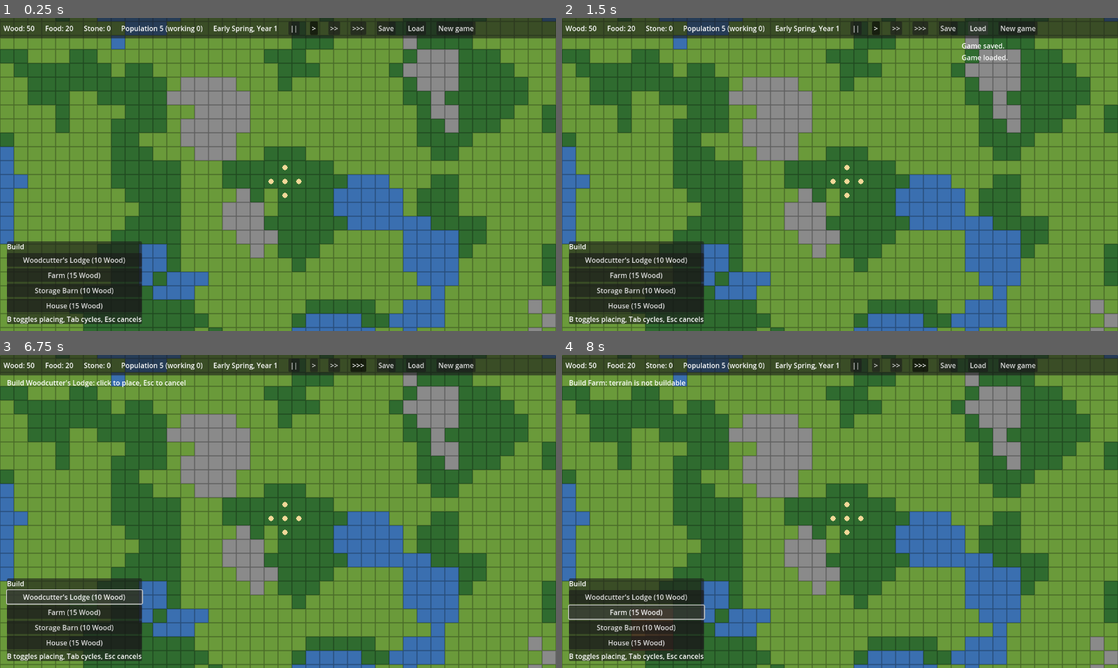
Above: before the commit, frames 1-4 (two rows, left to right).
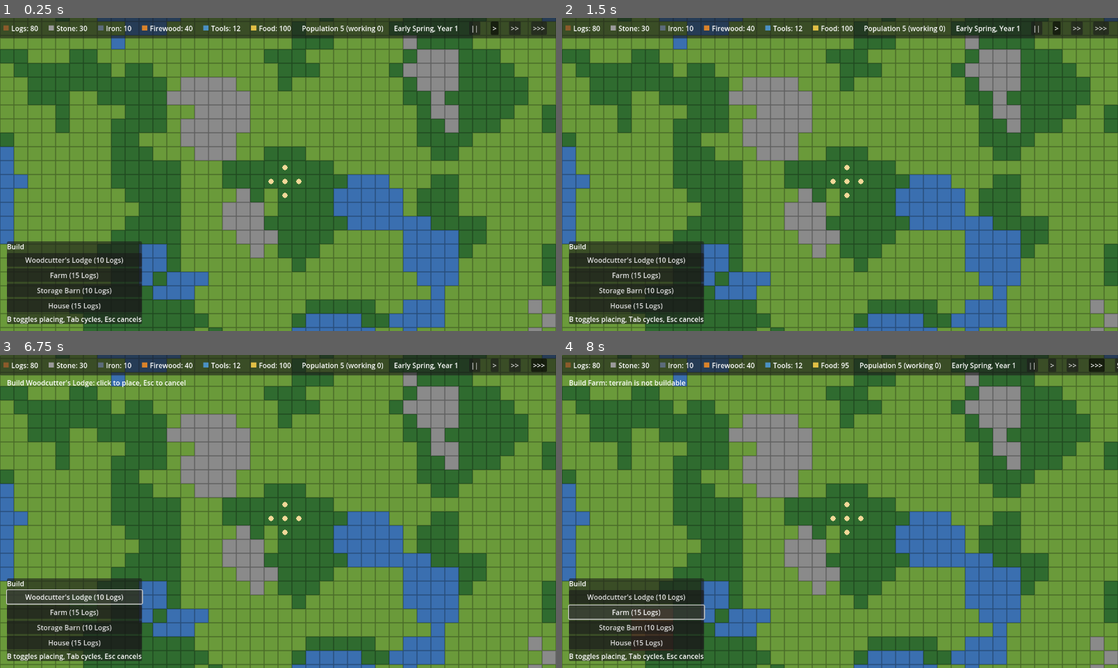
Above: after the commit, the same moments.

Repository: GrindelfP/KingdomYouth
Game: Godot game, scene res://scenes/world/world.tscn
Same seed, same stepped clock (60 frames per second), same inputs: the game is played once before the commit and once after it.
Inputs (mouse positions are in pixels of both pictures, inside the frame that each line leads up to):
- Up to frame 1 (0.25 s): no input
- Up to frame 2 (1.5 s): click (945, 27) at 0.5 s, where only the run before the commit has a clickable "Save"; click (979, 27) at 1.25 s, where only the run before the commit has a clickable "Load"
- Up to frame 3 (6.75 s): click (455, 364) at 2 s, where only the run before the commit has a clickable "New game"; click (455, 364) at 2.75 s, where only the run before the commit has a clickable "New game"; click "||" at 3.5 s; click ">" at 4.25 s; click ">>" at 5 s; click ">>>" at 5.75 s; click (72, 596) at 6.5 s, where only the run after the commit has a clickable "Woodcutter's Lodge (10 Logs)"
- Up to frame 4 (8 s): click (634, 611) at 7.25 s, where only the run after the commit has a clickable "Farm (15 Logs)"

The runs differ from the first frame. In frame 1, 2.0% of the frame differs, in the area x 0-100%, y 0-94%; in frame 2, 2.2%; in frame 3, 2.1%; in frame 4, 2.1%.

Commit message:
[FEATURE] data-driven resource catalog with firewood heating and mixed diet
Co-Authored-By: Claude Sonnet 5.5 <noreply@anthropic.com>

Diff:
--- a/resources/buildings/farm.tres
+++ b/resources/buildings/farm.tres
@@ -9,7 +9,7 @@
 display_name = "Farm"
 footprint = Vector2i(3, 3)
 cost = {
-0: 15
+&"logs": 15
 }
 build_time = 8.0
 job = ExtResource("2_job")
--- a/resources/buildings/house.tres
+++ b/resources/buildings/house.tres
@@ -8,7 +8,7 @@
 display_name = "House"
 footprint = Vector2i(2, 2)
 cost = {
-0: 15
+&"logs": 15
 }
 build_time = 6.0
 housing_capacity = 4
--- a/resources/buildings/storage_barn.tres
+++ b/resources/buildings/storage_barn.tres
@@ -8,6 +8,6 @@
 display_name = "Storage Barn"
 footprint = Vector2i(2, 2)
 cost = {
-0: 10
+&"logs": 10
 }
 build_time = 5.0
--- a/resources/buildings/woodcutters_lodge.tres
+++ b/resources/buildings/woodcutters_lodge.tres
@@ -9,7 +9,7 @@
 display_name = "Woodcutter's Lodge"
 footprint = Vector2i(2, 2)
 cost = {
-0: 10
+&"logs": 10
 }
 build_time = 5.0
 job = ExtResource("2_job")
--- /dev/null
+++ b/resources/goods/berries.tres
@@ -0,0 +1,12 @@
+[gd_resource type="Resource" script_class="ResourceDef" load_steps=2 format=3]
+
+[ext_resource type="Script" path="res://scripts/economy/resource_def.gd" id="1_def"]
+
+[resource]
+script = ExtResource("1_def")
+id = &"berries"
+display_name = "Berries"
+category = 3
+color = Color(0.690, 0.227, 0.356, 1)
+sort_order = 7
+starting_amount = 40
--- /dev/null
+++ b/resources/goods/cabbage.tres
@@ -0,0 +1,12 @@
+[gd_resource type="Resource" script_class="ResourceDef" load_steps=2 format=3]
+
+[ext_resource type="Script" path="res://scripts/economy/resource_def.gd" id="1_def"]
+
+[resource]
+script = ExtResource("1_def")
+id = &"cabbage"
+display_name = "Cabbage"
+category = 3
+color = Color(0.498, 0.749, 0.352, 1)
+sort_order = 6
+starting_amount = 0
--- /dev/null
+++ b/resources/goods/firewood.tres
@@ -0,0 +1,12 @@
+[gd_resource type="Resource" script_class="ResourceDef" load_steps=2 format=3]
+
+[ext_resource type="Script" path="res://scripts/economy/resource_def.gd" id="1_def"]
+
+[resource]
+script = ExtResource("1_def")
+id = &"firewood"
+display_name = "Firewood"
+category = 1
+color = Color(0.850, 0.509, 0.168, 1)
+sort_order = 3
+starting_amount = 40
--- /dev/null
+++ b/resources/goods/fish.tres
@@ -0,0 +1,12 @@
+[gd_resource type="Resource" script_class="ResourceDef" load_steps=2 format=3]
+
+[ext_resource type="Script" path="res://scripts/economy/resource_def.gd" id="1_def"]
+
+[resource]
+script = ExtResource("1_def")
+id = &"fish"
+display_name = "Fish"
+category = 3
+color = Color(0.435, 0.717, 0.788, 1)
+sort_order = 10
+starting_amount = 0
--- /dev/null
+++ b/resources/goods/iron.tres
@@ -0,0 +1,12 @@
+[gd_resource type="Resource" script_class="ResourceDef" load_steps=2 format=3]
+
+[ext_resource type="Script" path="res://scripts/economy/resource_def.gd" id="1_def"]
+
+[resource]
+script = ExtResource("1_def")
+id = &"iron"
+display_name = "Iron"
+category = 0
+color = Color(0.360, 0.419, 0.478, 1)
+sort_order = 2
+starting_amount = 10
--- /dev/null
+++ b/resources/goods/logs.tres
@@ -0,0 +1,12 @@
+[gd_resource type="Resource" script_class="ResourceDef" load_steps=2 format=3]
+
+[ext_resource type="Script" path="res://scripts/economy/resource_def.gd" id="1_def"]
+
+[resource]
+script = ExtResource("1_def")
+id = &"logs"
+display_name = "Logs"
+category = 0
+color = Color(0.545, 0.352, 0.168, 1)
+sort_order = 0
+starting_amount = 80
--- /dev/null
+++ b/resources/goods/mushrooms.tres
@@ -0,0 +1,12 @@
+[gd_resource type="Resource" script_class="ResourceDef" load_steps=2 format=3]
+
+[ext_resource type="Script" path="res://scripts/economy/resource_def.gd" id="1_def"]
+
+[resource]
+script = ExtResource("1_def")
+id = &"mushrooms"
+display_name = "Mushrooms"
+category = 3
+color = Color(0.717, 0.603, 0.478, 1)
+sort_order = 8
+starting_amount = 0
--- /dev/null
+++ b/resources/goods/stone.tres
@@ -0,0 +1,12 @@
+[gd_resource type="Resource" script_class="ResourceDef" load_steps=2 format=3]
+
+[ext_resource type="Script" path="res://scripts/economy/resource_def.gd" id="1_def"]
+
+[resource]
+script = ExtResource("1_def")
+id = &"stone"
+display_name = "Stone"
+category = 0
+color = Color(0.603, 0.603, 0.603, 1)
+sort_order = 1
+starting_amount = 30
--- /dev/null
+++ b/resources/goods/tools.tres
@@ -0,0 +1,12 @@
+[gd_resource type="Resource" script_class="ResourceDef" load_steps=2 format=3]
+
+[ext_resource type="Script" path="res://scripts/economy/resource_def.gd" id="1_def"]
+
+[resource]
+script = ExtResource("1_def")
+id = &"tools"
+display_name = "Tools"
+category = 2
+color = Color(0.290, 0.564, 0.760, 1)
+sort_order = 4
+starting_amount = 12
--- /dev/null
+++ b/resources/goods/venison.tres
@@ -0,0 +1,12 @@
+[gd_resource type="Resource" script_class="ResourceDef" load_steps=2 format=3]
+
+[ext_resource type="Script" path="res://scripts/economy/resource_def.gd" id="1_def"]
+
+[resource]
+script = ExtResource("1_def")
+id = &"venison"
+display_name = "Venison"
+category = 3
+color = Color(0.627, 0.270, 0.227, 1)
+sort_order = 9
+starting_amount = 0
--- /dev/null
+++ b/resources/goods/wheat.tres
@@ -0,0 +1,12 @@
+[gd_resource type="Resource" script_class="ResourceDef" load_steps=2 format=3]
+
+[ext_resource type="Script" path="res://scripts/economy/resource_def.gd" id="1_def"]
+
+[resource]
+script = ExtResource("1_def")
+id = &"wheat"
+display_name = "Wheat"
+category = 3
+color = Color(0.878, 0.752, 0.274, 1)
+sort_order = 5
+starting_amount = 60
--- a/resources/jobs/farmer.tres
+++ b/resources/jobs/farmer.tres
@@ -7,7 +7,7 @@
 job_name = "Farmer"
 slots = 3
 work_time = 6.0
-output_type = 1
+output_id = &"wheat"
 output_amount = 3
 target_terrain = ""
 seasonal = true
--- a/resources/jobs/woodcutter.tres
+++ b/resources/jobs/woodcutter.tres
@@ -7,6 +7,6 @@
 job_name = "Woodcutter"
 slots = 2
 work_time = 4.0
-output_type = 0
+output_id = &"logs"
 output_amount = 2
 target_terrain = "forest"
--- a/scripts/autoload/resource_stockpile.gd
+++ b/scripts/autoload/resource_stockpile.gd
@@ -1,62 +1,54 @@
 extends Node
 
-signal resource_changed(type: Type, new_amount: int)
-
-enum Type { WOOD, FOOD, STONE }
-
-const TYPE_NAMES := ["Wood", "Food", "Stone"]
-const STARTING_AMOUNTS := {
-	Type.WOOD: 50,
-	Type.FOOD: 20,
-	Type.STONE: 0,
-}
+signal resource_changed(id: StringName, new_amount: int)
 
 var _amounts: Dictionary = {}
 
 
 func _ready() -> void:
-	for type in Type.values():
-		_amounts[type] = STARTING_AMOUNTS.get(type, 0)
+	reset()
 
 
 func reset() -> void:
 	_amounts.clear()
-	for type in Type.values():
-		_amounts[type] = STARTING_AMOUNTS.get(type, 0)
+	for id in ResourceCatalog.all_ids():
+		_amounts[id] = ResourceCatalog.get_def(id).starting_amount
+		resource_changed.emit(id, _amounts[id])
 
 
-func to_save_data() -> Array:
-	var amounts := []
-	for type in Type.values():
-		amounts.append(_amounts[type])
-	return amounts
+func to_save_data() -> Dictionary:
+	var data := {}
+	for id in _amounts:
+		data[String(id)] = _amounts[id]
+	return data
 
 
-func from_save_data(data: Array) -> void:
-	for type in Type.values():
-		_amounts[type] = int(data[type])
+func from_save_data(data: Dictionary) -> void:
+	for id in ResourceCatalog.all_ids():
+		_set_amount(id, int(data.get(String(id), 0)))
 
 
-func get_amount(type: Type) -> int:
-	return _amounts[type]
+func get_amount(id: StringName) -> int:
+	return _amounts.get(id, 0)
 
 
-func add(type: Type, amount: int) -> void:
+func add(id: StringName, amount: int) -> void:
 	assert(amount >= 0)
-	_set_amount(type, get_amount(type) + amount)
+	assert(ResourceCatalog.has(id))
+	_set_amount(id, get_amount(id) + amount)
 
 
-func remove(type: Type, amount: int) -> bool:
+func remove(id: StringName, amount: int) -> bool:
 	assert(amount >= 0)
-	if get_amount(type) < amount:
+	if get_amount(id) < amount:
 		return false
-	_set_amount(type, get_amount(type) - amount)
+	_set_amount(id, get_amount(id) - amount)
 	return true
 
 
 func can_afford(cost: Dictionary) -> bool:
-	for type in cost:
-		if get_amount(type) < cost[type]:
+	for id in cost:
+		if get_amount(id) < cost[id]:
 			return false
 	return true
 
@@ -64,11 +56,36 @@
 func spend(cost: Dictionary) -> bool:
 	if not can_afford(cost):
 		return false
-	for type in cost:
-		remove(type, cost[type])
+	for id in cost:
+		remove(id, cost[id])
 	return true
 
 
-func _set_amount(type: Type, new_amount: int) -> void:
-	_amounts[type] = new_amount
-	resource_changed.emit(type, new_amount)
+func get_category_total(category: ResourceDef.Category) -> int:
+	var total := 0
+	for id in ResourceCatalog.ids_in_category(category):
+		total += get_amount(id)
+	return total
+
+
+func get_food_total() -> int:
+	return get_category_total(ResourceDef.Category.FOOD)
+
+
+func remove_food(amount: int) -> bool:
+	assert(amount >= 0)
+	if get_food_total() < amount:
+		return false
+	var kinds := ResourceCatalog.ids_in_category(ResourceDef.Category.FOOD)
+	for i in amount:
+		var best: StringName = kinds[0]
+		for id in kinds:
+			if get_amount(id) > get_amount(best):
+				best = id
+		remove(best, 1)
+	return true
+
+
+func _set_amount(id: StringName, new_amount: int) -> void:
+	_amounts[id] = new_amount
+	resource_changed.emit(id, new_amount)
--- a/scripts/autoload/save_manager.gd
+++ b/scripts/autoload/save_manager.gd
@@ -1,7 +1,7 @@
 extends Node
 
 const SAVE_PATH := "user://savegame.json"
-const SAVE_VERSION := 2
+const SAVE_VERSION := 3
 
 var pending_load := false
 
--- a/scripts/buildings/job_def.gd
+++ b/scripts/buildings/job_def.gd
@@ -4,7 +4,7 @@
 @export var job_name: String
 @export var slots := 1
 @export var work_time := 4.0
-@export var output_type: int
+@export var output_id: StringName
 @export var output_amount := 1
 @export var target_terrain := ""
 @export var seasonal := false
--- /dev/null
+++ b/scripts/economy/resource_catalog.gd
@@ -0,0 +1,54 @@
+class_name ResourceCatalog
+extends RefCounted
+
+const GOODS_DIR := "res://resources/goods"
+
+static var _defs: Dictionary = {}
+static var _ordered: Array[ResourceDef] = []
+
+
+static func _ensure_loaded() -> void:
+	if not _ordered.is_empty():
+		return
+	for file in DirAccess.get_files_at(GOODS_DIR):
+		var name := file.trim_suffix(".remap")
+		if not name.ends_with(".tres"):
+			continue
+		var def := load("%s/%s" % [GOODS_DIR, name]) as ResourceDef
+		if def == null:
+			continue
+		_defs[def.id] = def
+		_ordered.append(def)
+	_ordered.sort_custom(func(a: ResourceDef, b: ResourceDef) -> bool: return a.sort_order < b.sort_order)
+
+
+static func has(id: StringName) -> bool:
+	_ensure_loaded()
+	return _defs.has(id)
+
+
+static func get_def(id: StringName) -> ResourceDef:
+	_ensure_loaded()
+	return _defs.get(id)
+
+
+static func display_name(id: StringName) -> String:
+	var def := get_def(id)
+	return def.display_name if def else String(id)
+
+
+static func all_ids() -> Array[StringName]:
+	_ensure_loaded()
+	var ids: Array[StringName] = []
+	for def in _ordered:
+		ids.append(def.id)
+	return ids
+
+
+static func ids_in_category(category: ResourceDef.Category) -> Array[StringName]:
+	_ensure_loaded()
+	var ids: Array[StringName] = []
+	for def in _ordered:
+		if def.category == category:
+			ids.append(def.id)
+	return ids
--- /dev/null
+++ b/scripts/economy/resource_def.gd
@@ -0,0 +1,11 @@
+class_name ResourceDef
+extends Resource
+
+enum Category { MATERIAL, FUEL, TOOL, FOOD }
+
+@export var id: StringName
+@export var display_name: String
+@export var category := Category.MATERIAL
+@export var color := Color.WHITE
+@export var sort_order := 0
+@export var starting_amount := 0
--- a/scripts/entities/needs.gd
+++ b/scripts/entities/needs.gd
@@ -52,7 +52,7 @@
 
 
 func try_eat() -> bool:
-	if not ResourceStockpile.remove(ResourceStockpile.Type.FOOD, FOOD_PER_MEAL):
+	if not ResourceStockpile.remove_food(FOOD_PER_MEAL):
 		return false
 	hunger = maxf(hunger - MEAL_RESTORE, 0.0)
 	return true
--- a/scripts/entities/settler_manager.gd
+++ b/scripts/entities/settler_manager.gd
@@ -127,7 +127,7 @@
 			continue
 		house.heat_left = maxf(house.heat_left - dt, 0.0)
 		if not house.is_heated() and house.residents.size() > 0:
-			if ResourceStockpile.remove(ResourceStockpile.Type.WOOD, FUEL_PER_HEATING):
+			if ResourceStockpile.remove(&"firewood", FUEL_PER_HEATING):
 				house.heat_left = HEAT_DURATION
 
 
@@ -154,7 +154,7 @@
 		house.birth_cooldown = maxf(house.birth_cooldown - dt, 0.0)
 		if house.birth_cooldown > 0.0 or not house.has_free_housing():
 			continue
-		if house.residents.size() < MIN_PARENTS or ResourceStockpile.get_amount(ResourceStockpile.Type.FOOD) < BIRTH_MIN_FOOD:
+		if house.residents.size() < MIN_PARENTS or ResourceStockpile.get_food_total() < BIRTH_MIN_FOOD:
 			continue
 		var cells := house.get_access_cells()
 		if cells.is_empty():
--- a/scripts/entities/worker.gd
+++ b/scripts/entities/worker.gd
@@ -140,4 +140,4 @@
 		if _settler.world.get_terrain_name(_target) != job.target_terrain:
 			return
 		_settler.world.deplete_forest(_target)
-	ResourceStockpile.add(job.output_type, job.output_amount)
+	ResourceStockpile.add(job.output_id, job.output_amount)
--- a/scripts/ui/building_menu.gd
+++ b/scripts/ui/building_menu.gd
@@ -23,6 +23,6 @@
 	if cost.is_empty():
 		return "free"
 	var parts := PackedStringArray()
-	for type in cost:
-		parts.append("%d %s" % [cost[type], ResourceStockpile.TYPE_NAMES[type]])
+	for type: StringName in cost:
+		parts.append("%d %s" % [cost[type], ResourceCatalog.display_name(type)])
 	return ", ".join(parts)
--- a/scripts/ui/hud.gd
+++ b/scripts/ui/hud.gd
@@ -10,11 +10,15 @@
 	"Winter. Farms rest and unheated settlers grow cold.",
 ]
 const SPEED_LABELS := ["||", ">", ">>", ">>>"]
+const BAR_GOODS: Array[StringName] = [&"logs", &"stone", &"iron", &"firewood", &"tools"]
+const FOOD_KEY := &"food"
+const FOOD_COLOR := Color(0.88, 0.75, 0.27)
 
 var _build: BuildController
 var _jobs: JobController
 var _settlers: SettlerManager
-var _resource_labels: Array[Label] = []
+var _resource_labels: Dictionary = {}
+var _food_box: Control
 var _time_label: Label
 var _speed_buttons: Array[Button] = []
 var _population_label: Label
@@ -62,8 +66,9 @@
 	info.setup(_jobs, _settlers, _build)
 
 	ResourceStockpile.resource_changed.connect(_on_resource_changed)
-	for type in ResourceStockpile.Type.values():
-		_on_resource_changed(type, ResourceStockpile.get_amount(type))
+	for id in BAR_GOODS:
+		_on_resource_changed(id, ResourceStockpile.get_amount(id))
+	_refresh_food()
 	_build.hint_changed.connect(func(text: String) -> void: _hint_label.text = text)
 	_build.construction_completed.connect(_on_construction_completed)
 	_settlers.settler_born.connect(_on_settler_born)
@@ -88,7 +93,7 @@
 		var oldest := _toasts.get_child(0)
 		_toasts.remove_child(oldest)
 		oldest.queue_free()
-	get_tree().create_timer(TOAST_SECONDS).timeout.connect(func() -> void:
+	get_tree().create_timer(TOAST_SECONDS, true, false, true).timeout.connect(func() -> void:
 		if is_instance_valid(label):
 			label.queue_free()
 	)
@@ -105,10 +110,10 @@
 	var row := HBoxContainer.new()
 	row.add_theme_constant_override("separation", 24)
 	margin.add_child(row)
-	for type in ResourceStockpile.Type.values():
-		var label := _make_label()
-		_resource_labels.append(label)
-		row.add_child(label)
+	for id in BAR_GOODS:
+		row.add_child(_make_resource_entry(id, ResourceCatalog.display_name(id), ResourceCatalog.get_def(id).color))
+	_food_box = _make_resource_entry(FOOD_KEY, "Food", FOOD_COLOR)
+	row.add_child(_food_box)
 	_population_label = _make_label()
 	row.add_child(_population_label)
 	_time_label = _make_label()
@@ -167,8 +172,42 @@
 	return label
 
 
-func _on_resource_changed(type: int, new_amount: int) -> void:
-	_resource_labels[type].text = "%s: %d" % [ResourceStockpile.TYPE_NAMES[type], new_amount]
+func _make_resource_entry(key: StringName, title: String, color: Color) -> HBoxContainer:
+	var box := HBoxContainer.new()
+	box.add_theme_constant_override("separation", 6)
+	box.mouse_filter = Control.MOUSE_FILTER_PASS
+	var icon := ColorRect.new()
+	icon.color = color
+	icon.custom_minimum_size = Vector2(12, 12)
+	icon.size_flags_vertical = Control.SIZE_SHRINK_CENTER
+	icon.mouse_filter = Control.MOUSE_FILTER_IGNORE
+	box.add_child(icon)
+	var label := _make_label()
+	label.text = "%s: 0" % title
+	label.set_meta("title", title)
+	_resource_labels[key] = label
+	box.add_child(label)
+	return box
+
+
+func _set_entry(key: StringName, amount: int) -> void:
+	var label: Label = _resource_labels[key]
+	label.text = "%s: %d" % [label.get_meta("title"), amount]
+
+
+func _refresh_food() -> void:
+	_set_entry(FOOD_KEY, ResourceStockpile.get_food_total())
+	var lines := PackedStringArray()
+	for id in ResourceCatalog.ids_in_category(ResourceDef.Category.FOOD):
+		lines.append("%s: %d" % [ResourceCatalog.display_name(id), ResourceStockpile.get_amount(id)])
+	_food_box.tooltip_text = "\n".join(lines)
+
+
+func _on_resource_changed(id: StringName, new_amount: int) -> void:
+	if _resource_labels.has(id):
+		_set_entry(id, new_amount)
+	elif ResourceCatalog.get_def(id).category == ResourceDef.Category.FOOD:
+		_refresh_food()
 
 
 func _on_construction_completed(building: Building) -> void:
Not shown, added: scripts/economy/resource_catalog.gd.uid
Not shown, added: scripts/economy/resource_def.gd.uid
Not shown, changed: docs/tutorial.md
